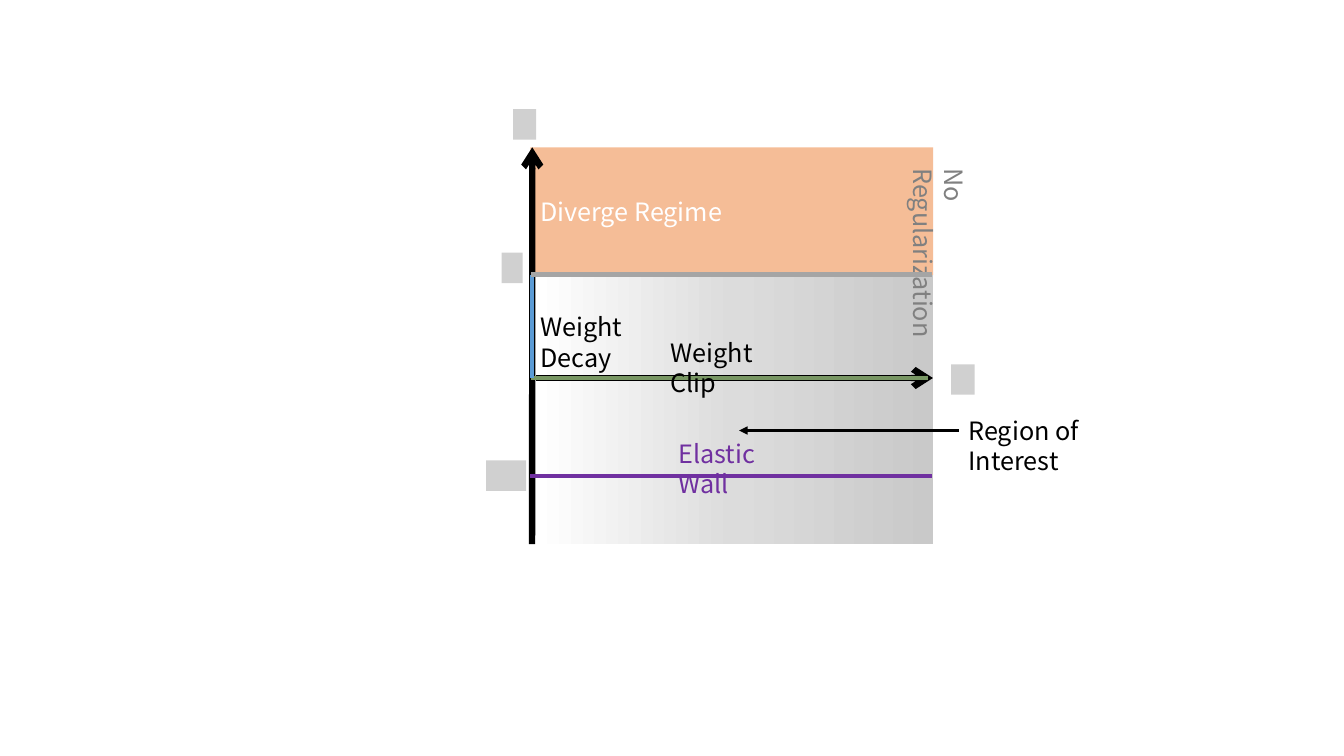
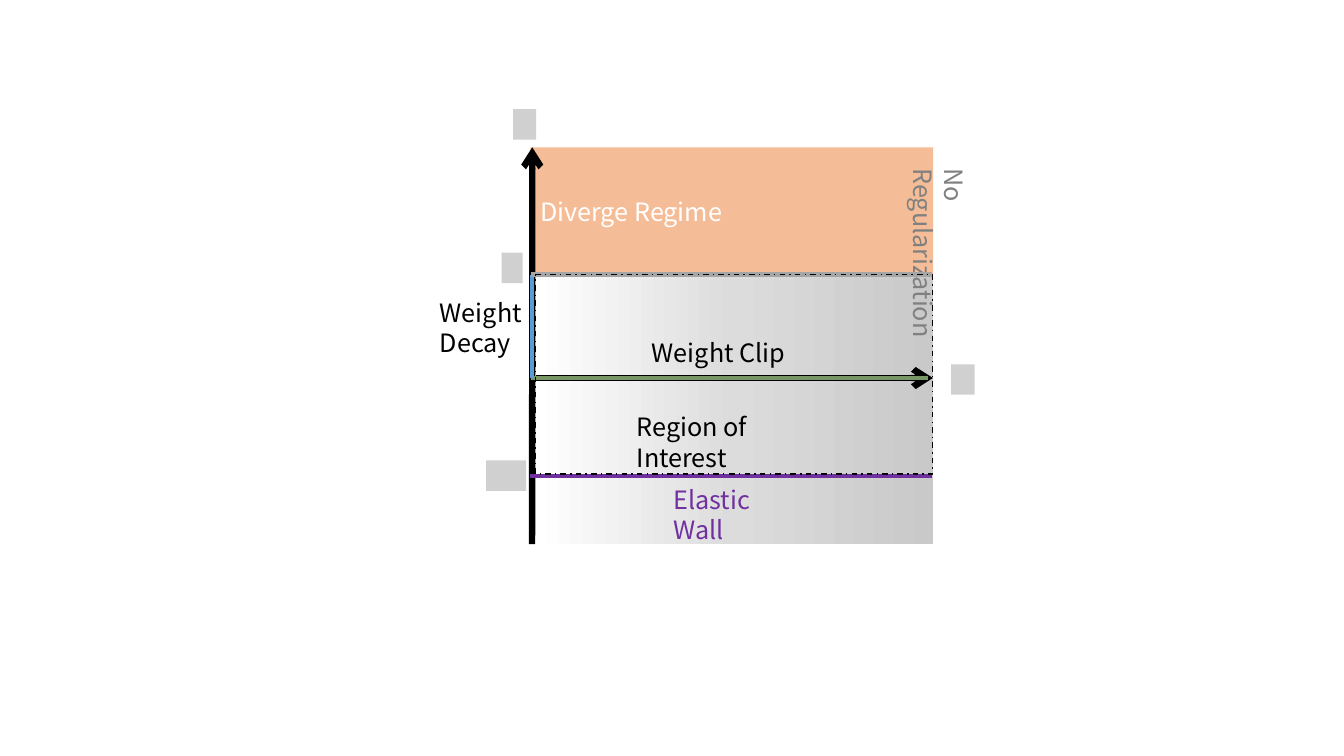
Before and after one commit to zihao-wang/volumization, a slide deck: slide 2 of fig/演示文稿1.pptx. Drawn at 1344x756 pixels with LibreOffice and Linux fonts; fonts in the diff are those of the drawing; grey boxes stand for pictures. Boxes give left, top, right and bottom in pixels: in the first picture for what was removed or moved away, otherwise in the second. Text is boxed around its words. In the diff, an @@ line names an element or a change of style, - is before the commit and + after.

```diff
--- a/fig/演示文稿1.pptx
+++ b/fig/演示文稿1.pptx
@@ text "Weight Decay": place and size @@
-text "Weight Decay" at [540, 316, 622, 373]
+text "Weight Decay" at [440, 302, 522, 358]
@@ rectangle added at [536, 274, 933, 474], outline #000000 1 pt dashed @@
@@ text "Weight Clip" rewrapped from [671, 342, 753, 398] to [652, 342, 786, 368] @@
@@ text "Region of Interest": place and size @@
-text "Region of Interest" at [969, 419, 1078, 471]
+text "Region of Interest" at [637, 415, 746, 468]
@@ arrow removed from (959, 431) to (739, 431) @@
@@ text "Elastic Wall": place and size @@
-text "Elastic Wall" at [679, 443, 756, 494]
+text "Elastic Wall" at [673, 489, 750, 540]
```
Also in this commit, not shown: 6 other files.
